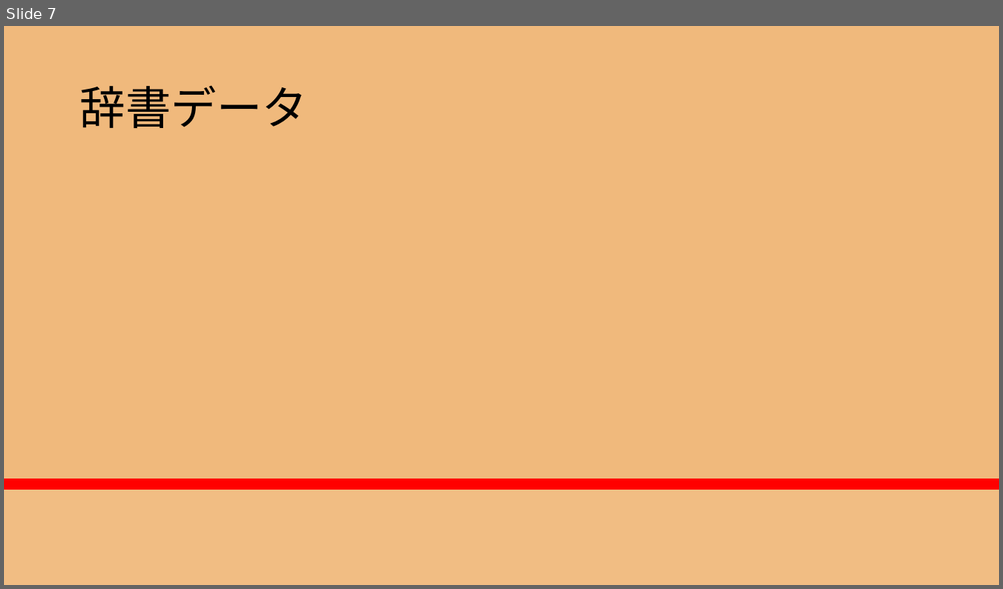
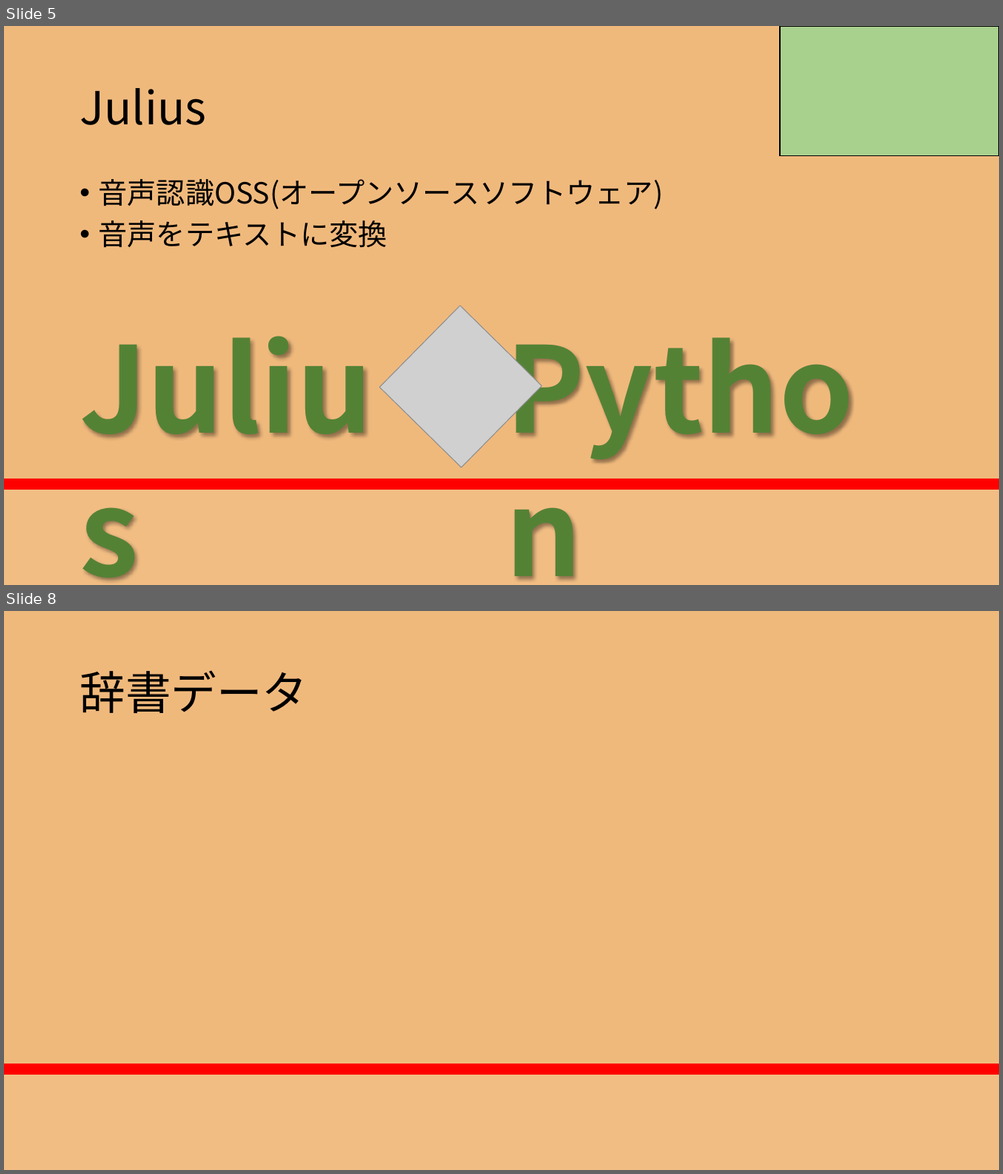
Before and after one commit to RikiishiSuzunosuke/AIspeaker_yosie, a slide deck: presentation/AIスピーカー開発_3_main.pptx. Shown one above the other, each under a label of ours: slide 7 before the commit, slides 5 and 8 after it; the slides between them are not shown. The pictures are 1003x589 and 1003x1174 pixels, drawn with LibreOffice and Linux fonts; fonts in the diff are those of the drawing; grey boxes stand for pictures. Boxes give left, top, right and bottom in pixels: in the first picture for what was removed or moved away, otherwise in the second. Text is boxed around its words. In the diff, an @@ line names an element or a change of style, - is before the commit and + after.

```diff
--- a/presentation/AIスピーカー開発_3_main.pptx
+++ b/presentation/AIスピーカー開発_3_main.pptx
@@ slide 5 added at [4,26,999,585], background gradient #F0B97C to #FF0000 to #F86446 to #F1BD83 @@
@@ rectangle added at [780,26,999,156], fill #A9D18E, outline #000000 1 pt @@
@@ title added at [79,88,206,125], 44 pt, text #000000 @@
+Julius
@@ text added at [99,179,663,248], 28 pt, text #000000 @@
+• 音声認識OSS(オープンソースソフトウェア)
+• 音声をテキストに変換
@@ text added at [73,311,430,463], 115 pt, text #548235, bold @@
+Julius
@@ picture added at [379,306,542,469] @@
@@ text added at [498,311,930,463], 115 pt, text #548235, bold @@
+Python
@@ what was slide 7 is now slide 8 @@
```
Also in this commit, not shown: 5 slides changed, 4 other slides added, 2 slides removed, 2 other files.
